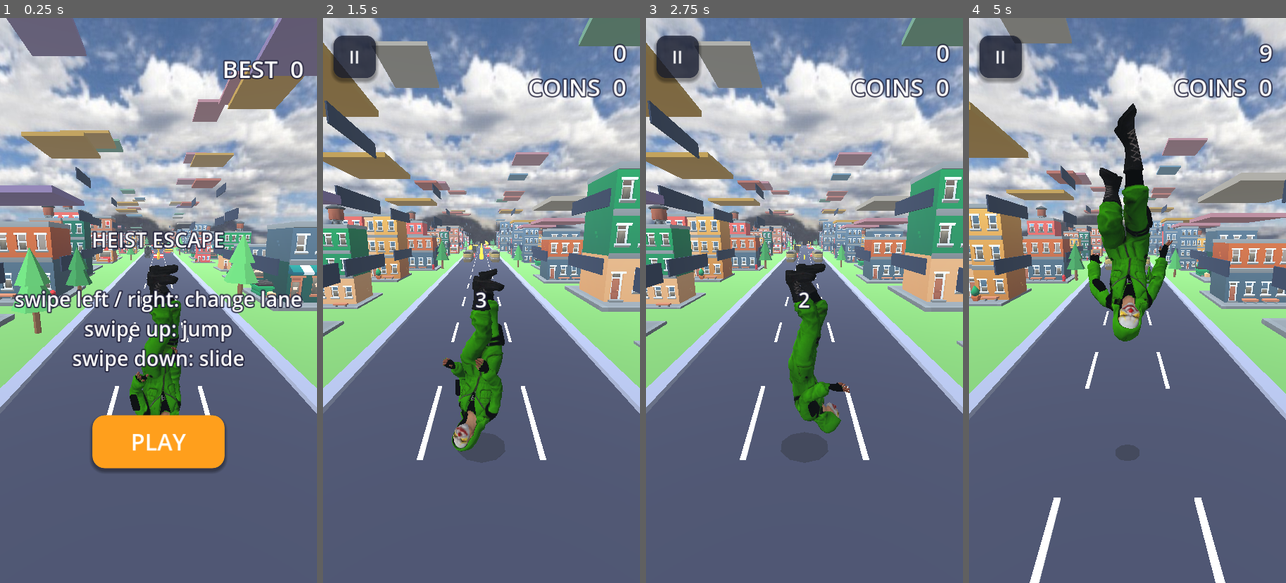
Above: before the commit, frames 1-4 (left to right).
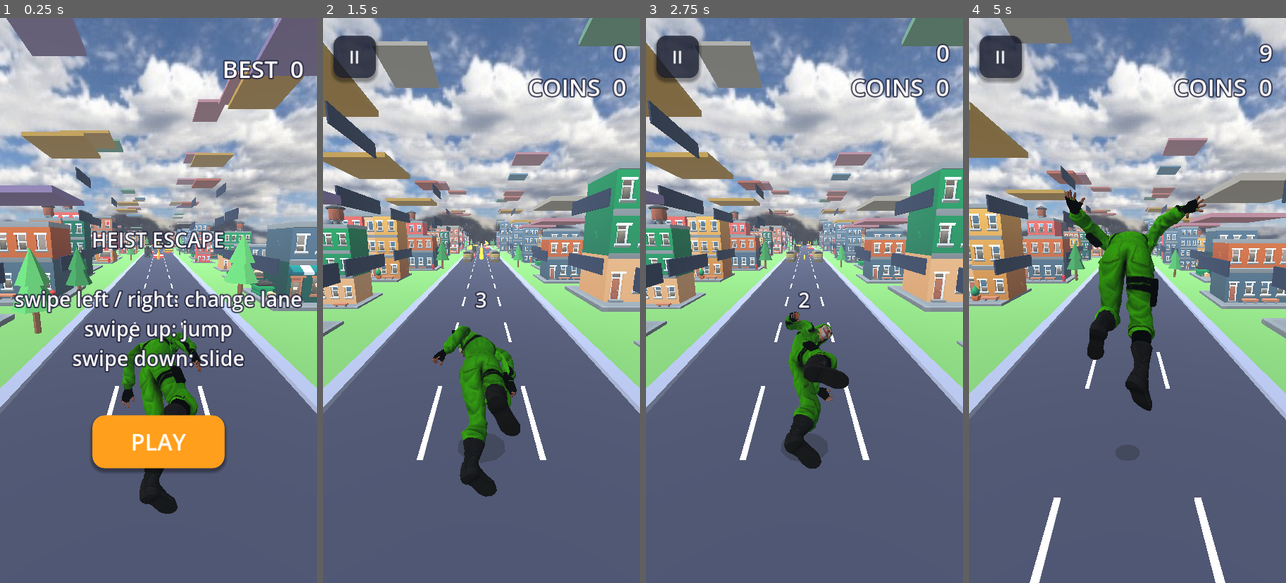
Above: after the commit, the same moments.

Repository: akshathgaming198028-cell/EndlessGame
Game: Godot game, scene res://main.tscn
The game is run twice, just before and just after one commit, with the same random seed, the same clock (stepped at 60 frames per second) and the same inputs.
Inputs (mouse positions are in pixels of both pictures, inside the frame that each line leads up to):
- Up to frame 1 (0.25 s): no input
- Up to frame 2 (1.5 s): tap Enter at 0.5 s; move the mouse to (551, 272) at 0.52 s; hold Right 0.53-1.25 s; click (551, 272) at 0.67 s; tap Space at 0.77 s; drag from (418, 328) to (465, 413) at 1.27 s
- Up to frame 3 (2.75 s): move the mouse to (836, 176) at 2.02 s; hold Right from 2.03 s (still down)
- Up to frame 4 (5 s): release Right at 2.75 s; drag from (1111, 413) to (1032, 215) at 2.77 s; move the mouse to (1222, 385) at 3.52 s; hold Left 3.53-4.25 s; tap Space at 3.77 s; drag from (1032, 215) to (1079, 159) at 4.27 s

The runs differ from the first frame. In frame 1, 3.2% of the frame differs, in the area x 38-64%, y 43-88%; in frame 2, 4.3%; in frame 3, 3.5%; in frame 4, 7.2%, in the area x 30-75%, y 15-70%.

Commit message:
Use the plain rotations (measured correct); straighten the run lean from the measured hips-to-head angle
Co-Authored-By: Claude Haiku 5.5 <noreply@anthropic.com>
Claude-Session: https://claude.ai/code/session_01DDNfUcEeZJQNoZPcRL3Cag

Diff:
--- a/main.gd
+++ b/main.gd
@@ -458,7 +458,8 @@
 			out.remove_track(t)
 			continue
 		if out.track_get_type(t) == Animation.TYPE_ROTATION_3D:
-			var qm: Quaternion = tgtr[k].inverse() * srcr[k]
+			# measured: copying the rotations as they are gives the correct pose on this rig
+			var qm := Quaternion()
 			for kk in out.track_get_key_count(t):
 				out.track_set_key_value(t, kk, qm * out.track_get_key_value(t, kk))
 		elif out.track_get_type(t) != Animation.TYPE_ROTATION_3D:
@@ -466,6 +467,22 @@
 			continue
 		out.track_set_path(t, NodePath(skel_rel + ":" + tgtname[k]))
 	return out
+
+
+# Runs lean forward about 16 degrees; this turns the whole character back to upright, measured every frame
+func _upright_body() -> void:
+	if skel == null or custom_model == null:
+		return
+	var hb := skel.find_bone("mixamorig_Hips")
+	var hd := skel.find_bone("mixamorig_Head")
+	if hb < 0 or hd < 0:
+		hb = skel.find_bone("mixamorig:Hips")
+		hd = skel.find_bone("mixamorig:Head")
+	if hb < 0 or hd < 0:
+		return
+	var v := skel.get_bone_global_pose(hd).origin - skel.get_bone_global_pose(hb).origin
+	var a := atan2(v.z, v.y)
+	custom_model.quaternion = Quaternion(Vector3.RIGHT, a) * Quaternion(Vector3.UP, PI)
 
 
 func _key(n: String) -> String:
@@ -1304,6 +1321,10 @@
 		if kw == "die" and die_done:
 			return
 		_play_anim(kw)
+		if kw == "run" or kw == "idle" or kw == "jump":
+			_upright_body()
+		else:
+			custom_model.quaternion = Quaternion(Vector3.UP, PI)
 		return
 
 	var k: float = 1.0 - exp(-18.0 * dt)
